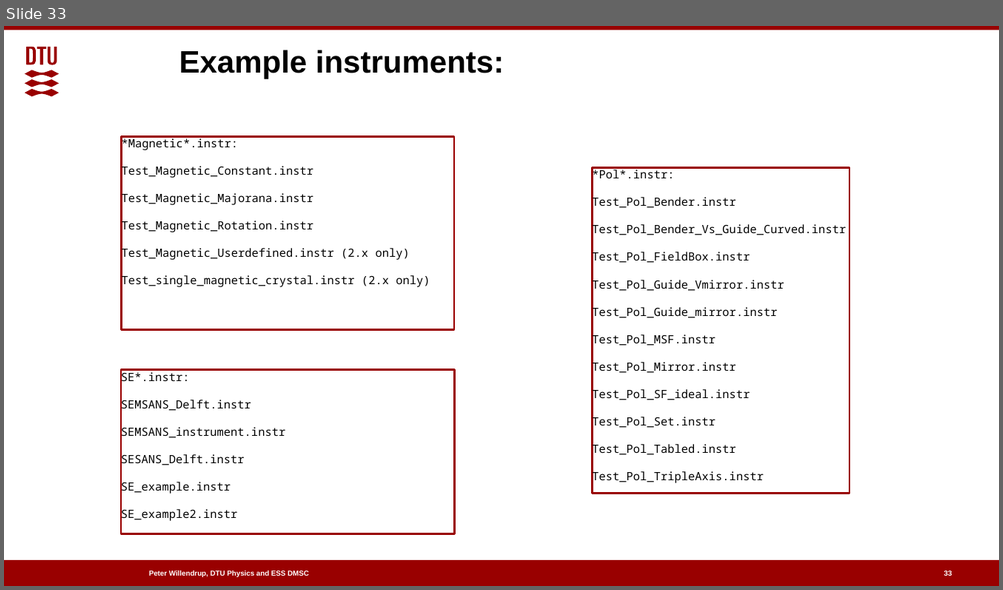
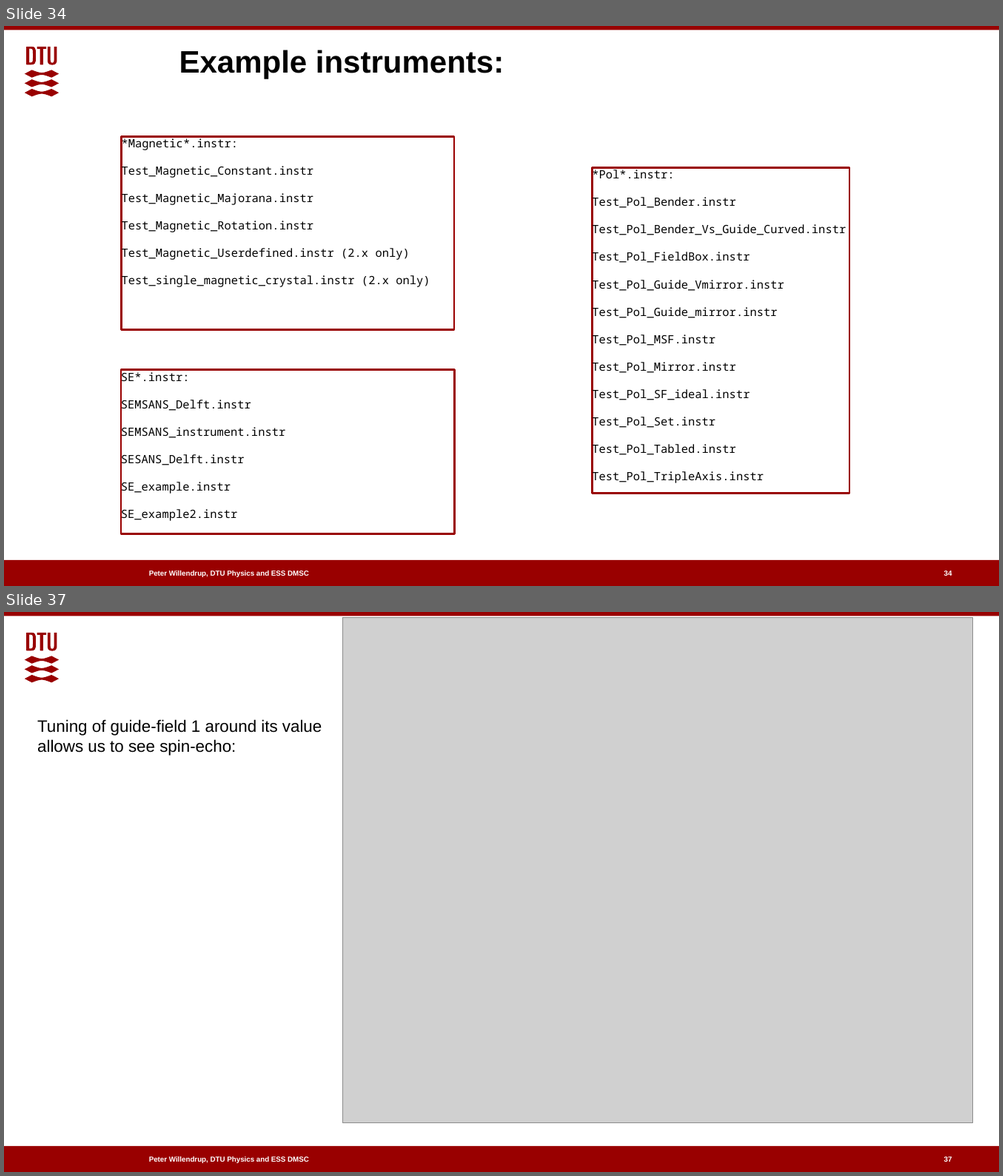
Before and after one commit to McStasMcXtrace/Schools, a slide deck: 2022/ESS_May_June_2022/Day4_Tuesday_July_5th/09_Polarisation/Polarised_neutrons_in_McStas.pptx. Shown one above the other, each under a label of ours: slide 33 before the commit, slides 34 and 37 after it; the slides between them are not shown. The pictures are 1003x590 and 1003x1176 pixels, drawn with LibreOffice and Linux fonts; fonts in the diff are those of the drawing; grey boxes stand for pictures; background and template pictures are left out. Boxes give left, top, right and bottom in pixels: in the first picture for what was removed or moved away, otherwise in the second. Text is boxed around its words. In the diff, an @@ line names an element or a change of style, - is before the commit and + after.

```diff
--- a/2022/ESS_May_June_2022/Day4_Tuesday_July_5th/09_Polarisation/Polarised_neutrons_in_McStas.pptx
+++ b/2022/ESS_May_June_2022/Day4_Tuesday_July_5th/09_Polarisation/Polarised_neutrons_in_McStas.pptx
@@ slide 37 added at (4,612,999,1172), background #FFFFFF; not listed: 4 template elements that a slide beside it also shows @@
@@ picture added at (342,617,973,1123) @@
@@ text added at (37,719,321,756), 16 pt, text #000000 @@
+Tuning of guide-field 1 around its value
+allows us to see spin-echo:
@@ page number added at (944,1157,952,1162), 7 pt, text #FFFFFF, bold @@
+37
@@ what was slide 33 is now slide 34 @@
@@ page number at (944,571,952,576): text changed @@
-33
+34
```
Also in this commit, not shown: 8 slides changed, 6 other slides added, 2 other files.
